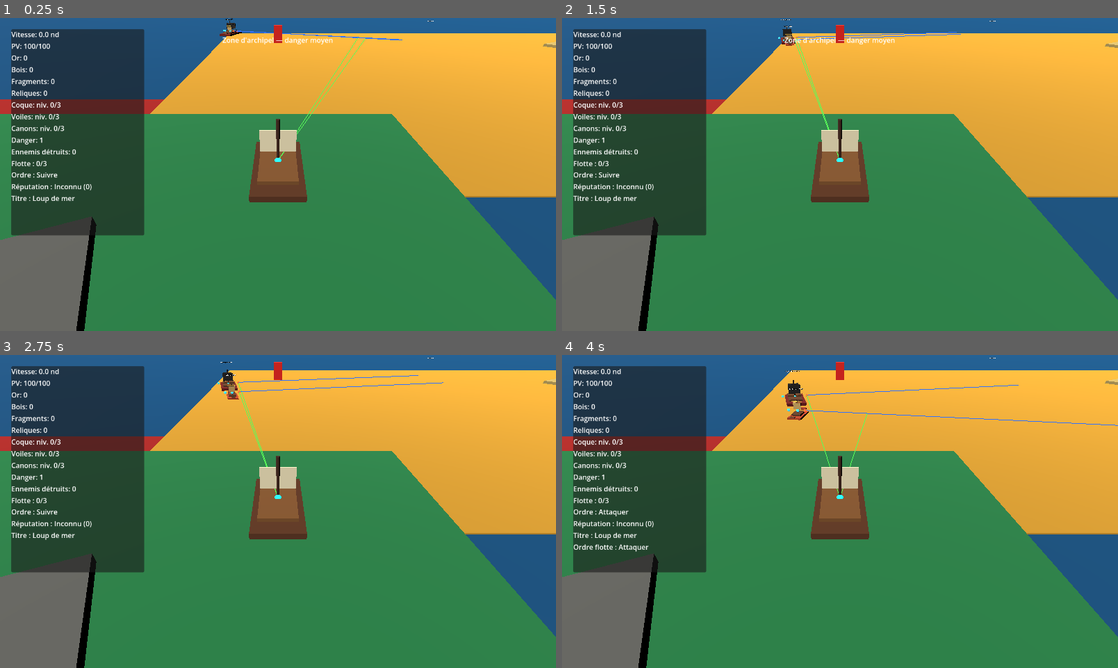
Above: before the commit, frames 1-4 (two rows, left to right).
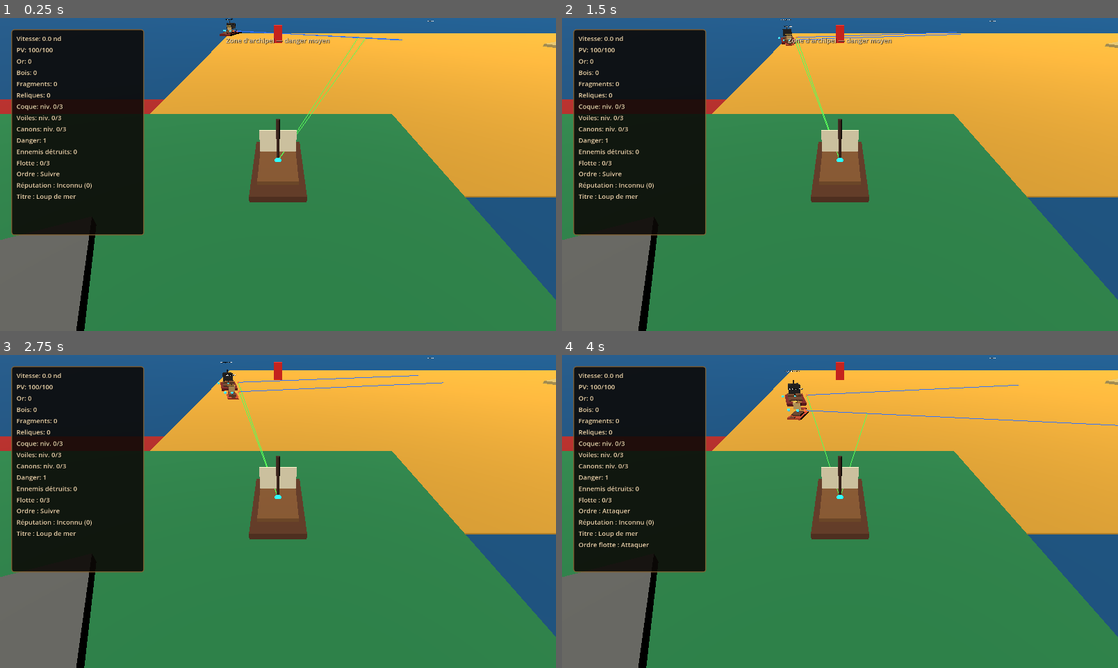
Above: after the commit, the same moments.

Repository: blou132/jeux-pirate
Game: Godot game, scene res://scenes/world/World.tscn
Same seed, same stepped clock (60 frames per second), same inputs: the game is played once before the commit and once after it.
Inputs (mouse positions are in pixels of both pictures, inside the frame that each line leads up to):
- Up to frame 1 (0.25 s): no input
- Up to frame 2 (1.5 s): tap Enter at 0.5 s; move the mouse to (962, 158) at 0.52 s; hold D 0.53-1.25 s; tap R at 0.6 s; click (962, 158) at 0.67 s; drag from (728, 190) to (812, 237) at 1.27 s
- Up to frame 3 (2.75 s): move the mouse to (333, 442) at 2.02 s; hold D from 2.03 s (still down); hold Q from 2.03 s (still down)
- Up to frame 4 (4 s): release D at 2.75 s; release Q at 2.75 s; drag from (812, 574) to (673, 464) at 2.77 s; move the mouse to (1006, 558) at 3.52 s; hold A from 3.53 s (still down); tap G at 3.6 s

The runs differ from the first frame. In frame 1, 16% of the frame differs, in the area x 2-60%, y 3-70%; in frame 2, 16%; in frame 3, 16%; in frame 4, 16%.

Commit message:
feat: add pirate UI theme foundation

Diff:
--- a/scenes/ui/HUD.tscn
+++ b/scenes/ui/HUD.tscn
@@ -1,6 +1,7 @@
-[gd_scene load_steps=2 format=3 uid="uid://hud_v01"]
+[gd_scene load_steps=3 format=3 uid="uid://hud_v01"]
 
 [ext_resource type="Script" path="res://scripts/ui/HUD.gd" id="1_hud"]
+[ext_resource type="Theme" path="res://scenes/ui/PirateTheme.tres" id="2_theme"]
 
 [node name="HUD" type="CanvasLayer"]
 script = ExtResource("1_hud")
@@ -10,6 +11,7 @@
 offset_top = 16.0
 offset_right = 342.0
 offset_bottom = 510.0
+theme = ExtResource("2_theme")
 theme_override_constants/margin_left = 10
 theme_override_constants/margin_top = 10
 theme_override_constants/margin_right = 10
@@ -94,6 +96,7 @@
 offset_top = 24.0
 offset_bottom = 78.0
 grow_horizontal = 2
+theme = ExtResource("2_theme")
 
 [node name="ZoneNotificationLabel" type="Label" parent="ZoneNotificationContainer"]
 layout_mode = 2
--- /dev/null
+++ b/scenes/ui/PirateTheme.tres
@@ -0,0 +1,151 @@
+[gd_resource type="Theme" load_steps=9 format=3 uid="uid://pirate_ui_theme_v01"]
+
+[sub_resource type="StyleBoxFlat" id="StyleBoxFlat_panel"]
+bg_color = Color(0.045, 0.032, 0.025, 0.88)
+border_width_left = 2
+border_width_top = 2
+border_width_right = 2
+border_width_bottom = 2
+border_color = Color(0.52, 0.38, 0.19, 0.9)
+corner_radius_top_left = 6
+corner_radius_top_right = 6
+corner_radius_bottom_right = 6
+corner_radius_bottom_left = 6
+content_margin_left = 12.0
+content_margin_top = 10.0
+content_margin_right = 12.0
+content_margin_bottom = 10.0
+
+[sub_resource type="StyleBoxFlat" id="StyleBoxFlat_panel_focus"]
+bg_color = Color(0.075, 0.047, 0.035, 0.94)
+border_width_left = 2
+border_width_top = 2
+border_width_right = 2
+border_width_bottom = 2
+border_color = Color(0.82, 0.61, 0.31, 1)
+corner_radius_top_left = 6
+corner_radius_top_right = 6
+corner_radius_bottom_right = 6
+corner_radius_bottom_left = 6
+content_margin_left = 14.0
+content_margin_top = 12.0
+content_margin_right = 14.0
+content_margin_bottom = 12.0
+
+[sub_resource type="StyleBoxFlat" id="StyleBoxFlat_button_normal"]
+bg_color = Color(0.12, 0.075, 0.052, 0.96)
+border_width_left = 1
+border_width_top = 1
+border_width_right = 1
+border_width_bottom = 1
+border_color = Color(0.47, 0.32, 0.16, 0.85)
+corner_radius_top_left = 4
+corner_radius_top_right = 4
+corner_radius_bottom_right = 4
+corner_radius_bottom_left = 4
+content_margin_left = 10.0
+content_margin_top = 7.0
+content_margin_right = 10.0
+content_margin_bottom = 7.0
+
+[sub_resource type="StyleBoxFlat" id="StyleBoxFlat_button_hover"]
+bg_color = Color(0.18, 0.105, 0.062, 1)
+border_width_left = 1
+border_width_top = 1
+border_width_right = 1
+border_width_bottom = 1
+border_color = Color(0.78, 0.55, 0.26, 1)
+corner_radius_top_left = 4
+corner_radius_top_right = 4
+corner_radius_bottom_right = 4
+corner_radius_bottom_left = 4
+content_margin_left = 10.0
+content_margin_top = 7.0
+content_margin_right = 10.0
+content_margin_bottom = 7.0
+
+[sub_resource type="StyleBoxFlat" id="StyleBoxFlat_button_pressed"]
+bg_color = Color(0.07, 0.045, 0.034, 1)
+border_width_left = 1
+border_width_top = 1
+border_width_right = 1
+border_width_bottom = 1
+border_color = Color(0.9, 0.67, 0.32, 1)
+corner_radius_top_left = 4
+corner_radius_top_right = 4
+corner_radius_bottom_right = 4
+corner_radius_bottom_left = 4
+content_margin_left = 10.0
+content_margin_top = 7.0
+content_margin_right = 10.0
+content_margin_bottom = 7.0
+
+[sub_resource type="StyleBoxFlat" id="StyleBoxFlat_button_disabled"]
+bg_color = Color(0.07, 0.062, 0.055, 0.82)
+border_width_left = 1
+border_width_top = 1
+border_width_right = 1
+border_width_bottom = 1
+border_color = Color(0.22, 0.19, 0.16, 0.9)
+corner_radius_top_left = 4
+corner_radius_top_right = 4
+corner_radius_bottom_right = 4
+corner_radius_bottom_left = 4
+content_margin_left = 10.0
+content_margin_top = 7.0
+content_margin_right = 10.0
+content_margin_bottom = 7.0
+
+[sub_resource type="StyleBoxFlat" id="StyleBoxFlat_item_selected"]
+bg_color = Color(0.22, 0.13, 0.065, 0.95)
+border_width_left = 1
+border_width_top = 1
+border_width_right = 1
+border_width_bottom = 1
+border_color = Color(0.75, 0.55, 0.27, 0.95)
+corner_radius_top_left = 4
+corner_radius_top_right = 4
+corner_radius_bottom_right = 4
+corner_radius_bottom_left = 4
+
+[sub_resource type="StyleBoxFlat" id="StyleBoxFlat_progress_bg"]
+bg_color = Color(0.035, 0.029, 0.026, 0.95)
+border_width_left = 1
+border_width_top = 1
+border_width_right = 1
+border_width_bottom = 1
+border_color = Color(0.26, 0.2, 0.14, 0.9)
+corner_radius_top_left = 3
+corner_radius_top_right = 3
+corner_radius_bottom_right = 3
+corner_radius_bottom_left = 3
+
+[sub_resource type="StyleBoxFlat" id="StyleBoxFlat_progress_fill"]
+bg_color = Color(0.78, 0.47, 0.16, 0.95)
+corner_radius_top_left = 3
+corner_radius_top_right = 3
+corner_radius_bottom_right = 3
+corner_radius_bottom_left = 3
+
+[resource]
+default_font_size = 15
+Label/colors/font_color = Color(0.93, 0.84, 0.68, 1)
+Label/colors/font_shadow_color = Color(0.02, 0.015, 0.01, 0.8)
+Label/constants/shadow_offset_x = 1
+Label/constants/shadow_offset_y = 1
+Button/colors/font_color = Color(0.95, 0.84, 0.62, 1)
+Button/colors/font_hover_color = Color(1, 0.92, 0.72, 1)
+Button/colors/font_pressed_color = Color(1, 0.78, 0.36, 1)
+Button/colors/font_disabled_color = Color(0.47, 0.42, 0.35, 1)
+Button/styles/normal = SubResource("StyleBoxFlat_button_normal")
+Button/styles/hover = SubResource("StyleBoxFlat_button_hover")
+Button/styles/pressed = SubResource("StyleBoxFlat_button_pressed")
+Button/styles/disabled = SubResource("StyleBoxFlat_button_disabled")
+PanelContainer/styles/panel = SubResource("StyleBoxFlat_panel")
+ItemList/colors/font_color = Color(0.93, 0.84, 0.68, 1)
+ItemList/colors/font_selected_color = Color(1, 0.91, 0.7, 1)
+ItemList/styles/panel = SubResource("StyleBoxFlat_panel")
+ItemList/styles/selected = SubResource("StyleBoxFlat_item_selected")
+ProgressBar/styles/background = SubResource("StyleBoxFlat_progress_bg")
+ProgressBar/styles/fill = SubResource("StyleBoxFlat_progress_fill")
+ProgressBar/colors/font_color = Color(1, 0.9, 0.68, 1)
--- a/scenes/ui/PortMenu.tscn
+++ b/scenes/ui/PortMenu.tscn
@@ -1,6 +1,7 @@
-[gd_scene load_steps=2 format=3 uid="uid://port_menu_v02"]
+[gd_scene load_steps=3 format=3 uid="uid://port_menu_v02"]
 
 [ext_resource type="Script" path="res://scripts/ui/PortMenu.gd" id="1_port_menu"]
+[ext_resource type="Theme" path="res://scenes/ui/PirateTheme.tres" id="2_theme"]
 
 [node name="PortMenu" type="CanvasLayer"]
 layer = 20
@@ -12,6 +13,7 @@
 anchor_bottom = 1.0
 grow_horizontal = 2
 grow_vertical = 2
+theme = ExtResource("2_theme")
 
 [node name="Backdrop" type="ColorRect" parent="Root"]
 layout_mode = 1
